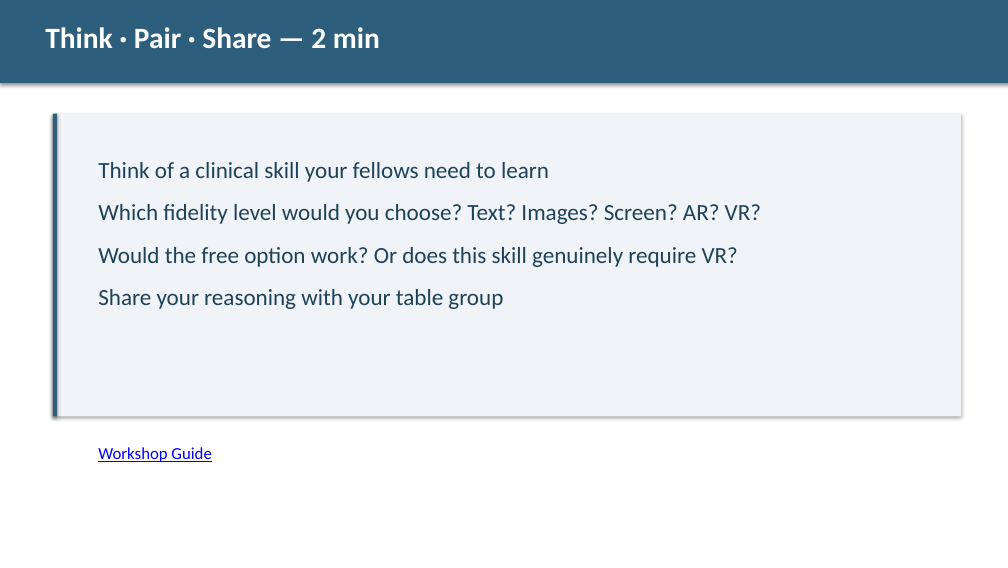
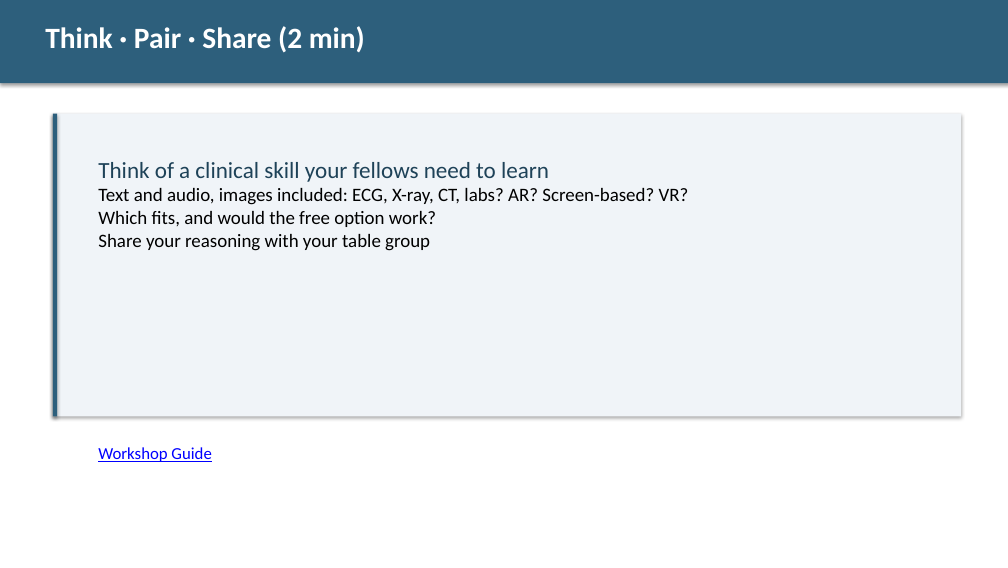
Before and after one commit to diana-brewer/digital-learning-unlocked, a slide deck: slide 19 of Digital Learning Unlocked - Slide Deck.pptx (slide 22 before the commit). Drawn at 1008x568 pixels with LibreOffice and Linux fonts; fonts in the diff are those of the drawing. Boxes give left, top, right and bottom in pixels: in the first picture for what was removed or moved away, otherwise in the second. Text is boxed around its words. In the diff, an @@ line names an element or a change of style, - is before the commit and + after.

```diff
--- a/Digital Learning Unlocked - Slide Deck.pptx
+++ b/Digital Learning Unlocked - Slide Deck.pptx
@@ text at bbox=[45, 26, 365, 52]: text changed @@
-Think · Pair · Share — 2 min
+Think · Pair · Share (2 min)
@@ text at bbox=[98, 188, 689, 227]: text changed; size 22 to 18 pt; text colour #1E4258 to #000000 @@
-Which fidelity level would you choose? Text? Images? Screen? AR? VR?
-Would the free option work? Or does this skill genuinely require VR?
+Text and audio, images included: ECG, X-ray, CT, labs? AR? Screen-based? VR?
+Which fits, and would the free option work?
@@ text at bbox=[98, 234, 430, 251]: size 22 to 18 pt, text colour #1E4258 to #000000 in "Share your reasoning with your table group"; less space between paragraphs @@
```
Also in this commit, not shown: 17 other slides changed, 1 slide added, 4 slides removed, 3 other files.
